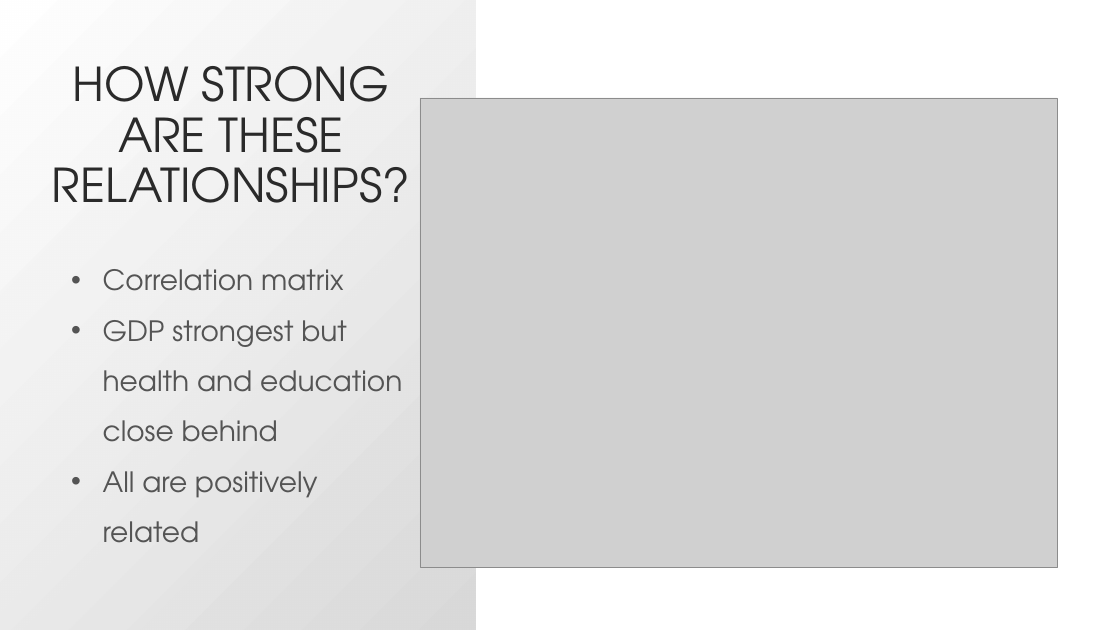
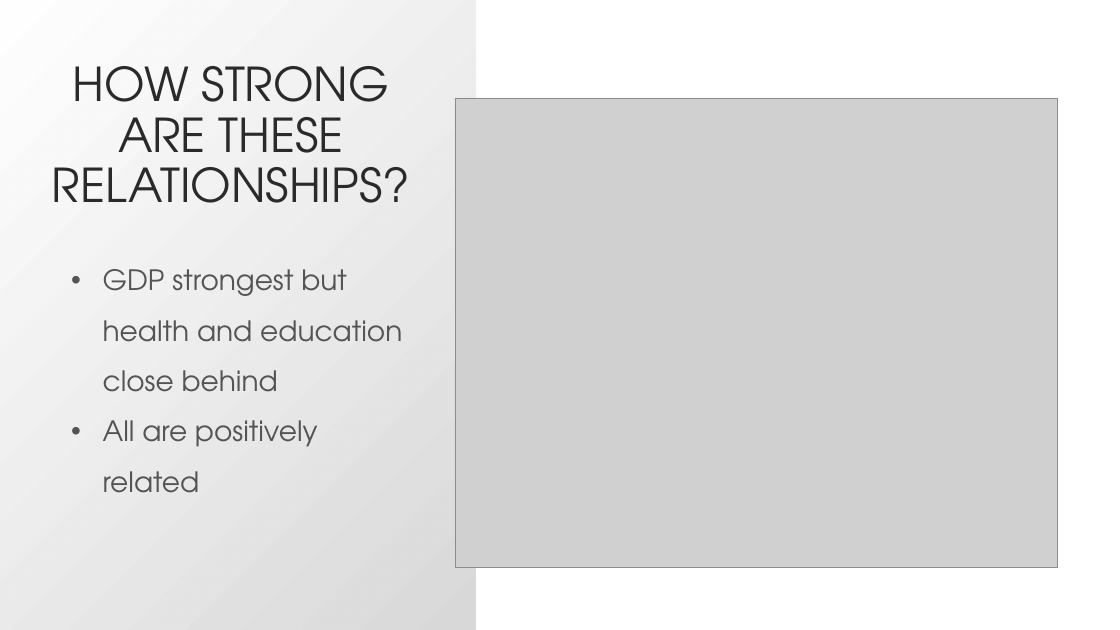
Before and after one commit to bgizzle78/C11_Capstone, a slide deck: slide 10 of presentation/global_happiness_c11_capstone.pptx. Drawn at 1120x630 pixels with LibreOffice and Linux fonts; fonts in the diff are those of the drawing; grey boxes stand for pictures. Boxes give left, top, right and bottom in pixels: in the first picture for what was removed or moved away, otherwise in the second. Text is boxed around its words. In the diff, an @@ line names an element or a change of style, - is before the commit and + after.

```diff
--- a/presentation/global_happiness_c11_capstone.pptx
+++ b/presentation/global_happiness_c11_capstone.pptx
@@ picture: place and size @@
-picture at bbox=[420, 98, 1057, 567]
+picture at bbox=[455, 98, 1057, 567]
@@ text at bbox=[103, 269, 343, 291]: paragraph removed @@
-• Correlation matrix
```
Also in this commit, not shown: 10 other slides changed, 2 other files.
